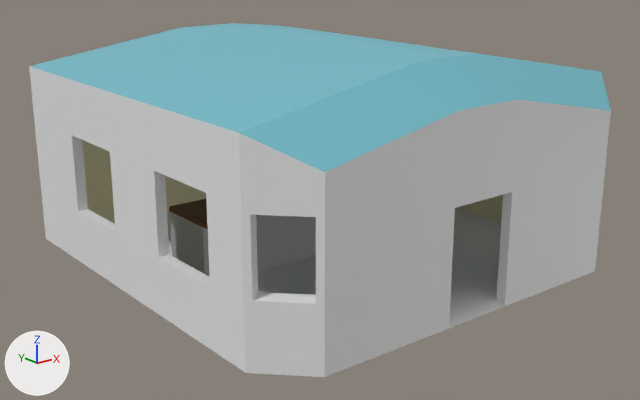
The Blender file Assets/_CookieClicker/3Dmodels/Blendfiles/Environment.blend: old version first, new version second.
Before and after are seen from a 50 mm lens placed at (-10.78, -13.33, 6.34), pointed at (-0.25, -0.17, 1.07). Lighting does not change. The marker at lower left points along +X, +Y and +Z.

The first picture shows 'Building', 'CounterTop'.
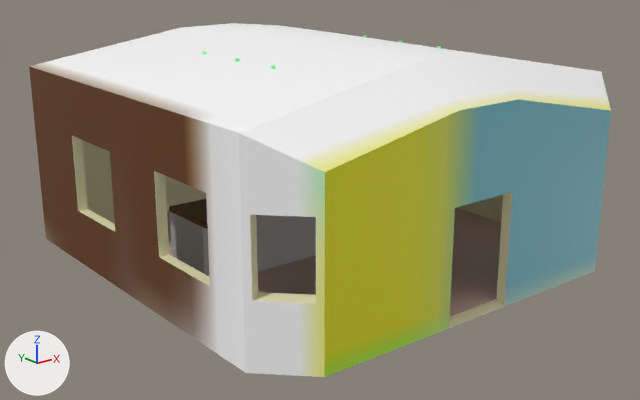
Edits to the bpy script that builds the scene:
```text
Add img_environmenttexture_png:
    img_environmenttexture_png = load_image('EnvironmentTexture.png', '../../Textures/EnvironmentTexture.png', 32, 32, 'sRGB')
Add mat_environment:
    mat_environment = principled_material('Environment')
    mat_environment.texture = img_environmenttexture_png
Change me_cube_001:
    where me_cube_001.from_pydata(...)  # 190 vertices, 192 faces; spans x -1.05..1.05, y -1.04..1.06, z -1.02..0.05
    used by ob_building; location = (0.0, 0.0, 4.0); scale = (4.0, 4.0, 4.0)
    remove me_cube_001.materials.append(mat_interiorwall)  # beige #efe7bc
    me_cube_001 part 1: all 101 faces that had it switch from mat_floor (white #e7e7e7) to mat_environment (picture img_environmenttexture_png)
    me_cube_001 part 2: all 36 faces that had it switch from mat_cieling (cyan #74bdcb) to mat_environment (picture img_environmenttexture_png)
```

Where the change shows, as pixel boxes [x1, y1, x2, y2] in the pictures (640 x 400 px):
part 1 of me_cube_001, recoloured
    both: [29, 66, 611, 377]
part 2 of me_cube_001, recoloured (cyan to white)
    both: [30, 23, 611, 172]
